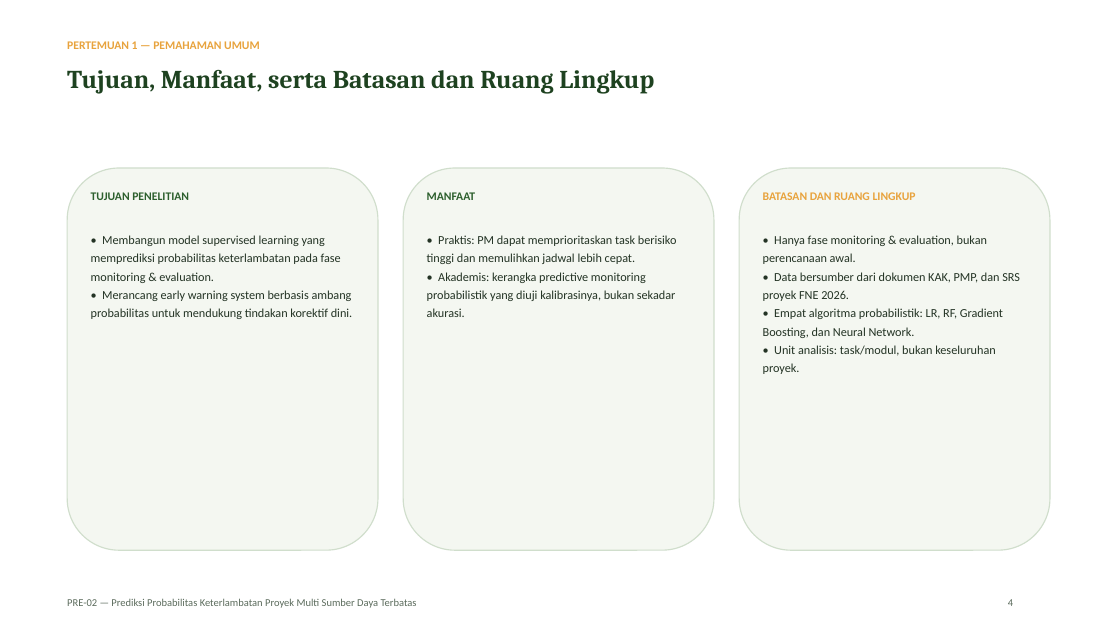
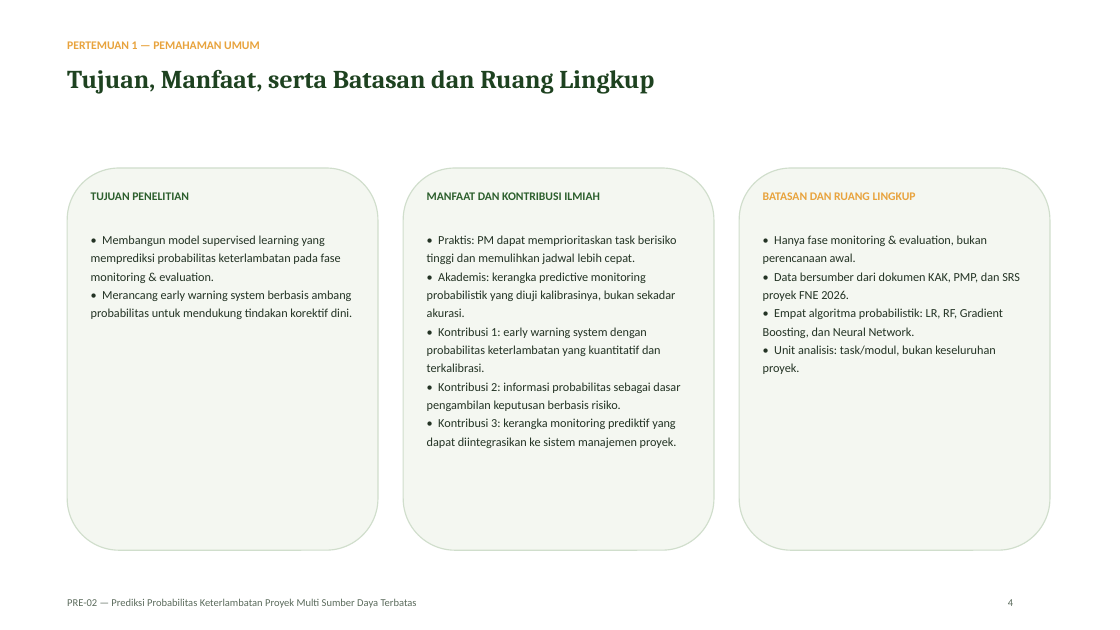
Before and after one commit to mug31/MP-PRE-02, a slide deck: slide 4 of 05_presentasi_progres/PRE02_Presentasi_Progres_Pertemuan1-5.pptx. Drawn at 1120x630 pixels with LibreOffice and Linux fonts; fonts in the diff are those of the drawing. Boxes give left, top, right and bottom in pixels: in the first picture for what was removed or moved away, otherwise in the second. Text is boxed around its words. In the diff, an @@ line names an element or a change of style, - is before the commit and + after.

```diff
--- a/05_presentasi_progres/PRE02_Presentasi_Progres_Pertemuan1-5.pptx
+++ b/05_presentasi_progres/PRE02_Presentasi_Progres_Pertemuan1-5.pptx
@@ text at (x1=427, y1=192, x2=600, y2=200): text changed @@
-MANFAAT
+MANFAAT DAN KONTRIBUSI ILMIAH
@@ text at (x1=427, y1=327, x2=680, y2=448): paragraphs added @@
+• Kontribusi 1: early warning system dengan probabilitas keterlambatan yang kuantitatif dan terkalibrasi.
+• Kontribusi 2: informasi probabilitas sebagai dasar pengambilan keputusan berbasis risiko.
+• Kontribusi 3: kerangka monitoring prediktif yang dapat diintegrasikan ke sistem manajemen proyek.
```
Also in this commit, not shown: 2 other slides changed, 4 other files.
